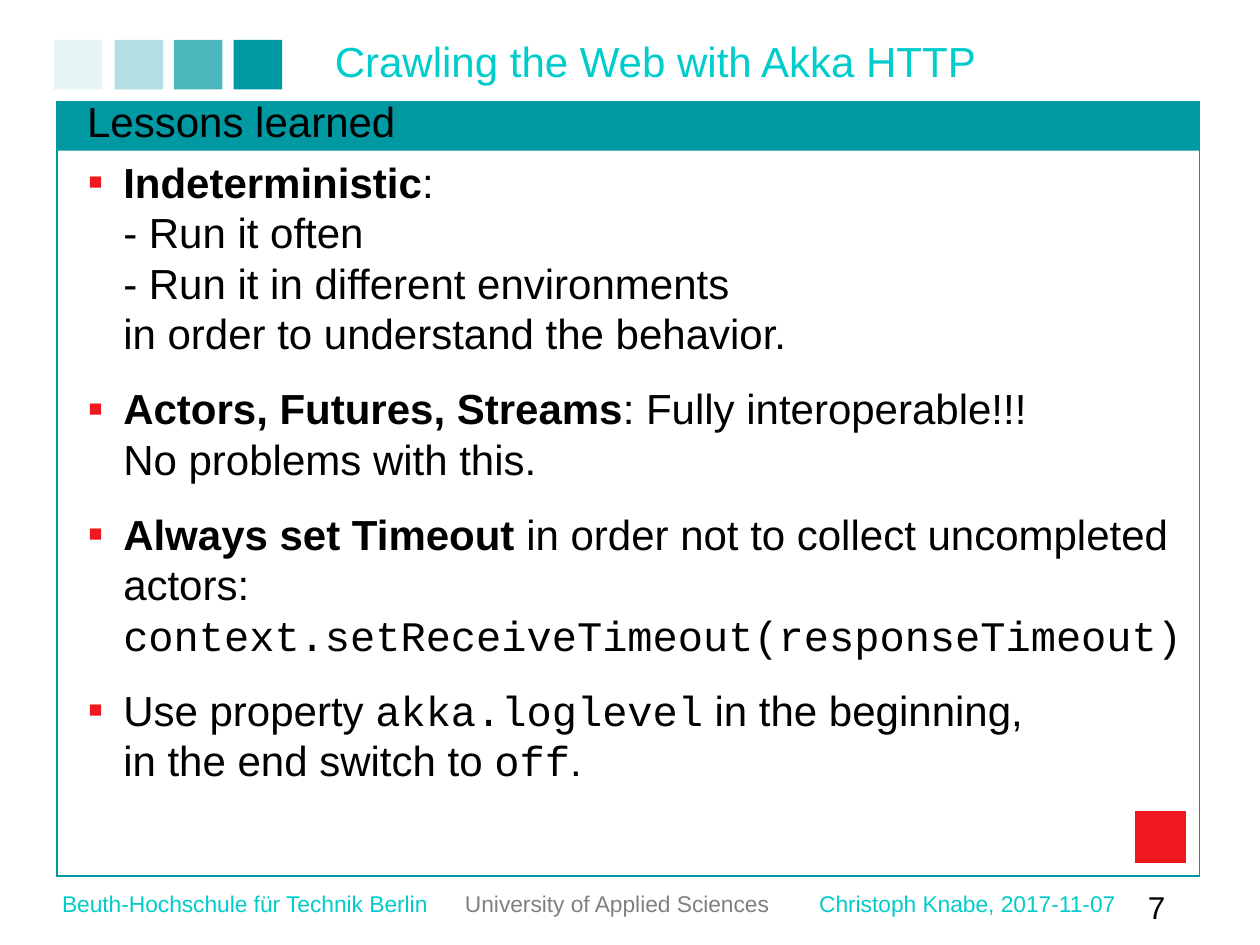
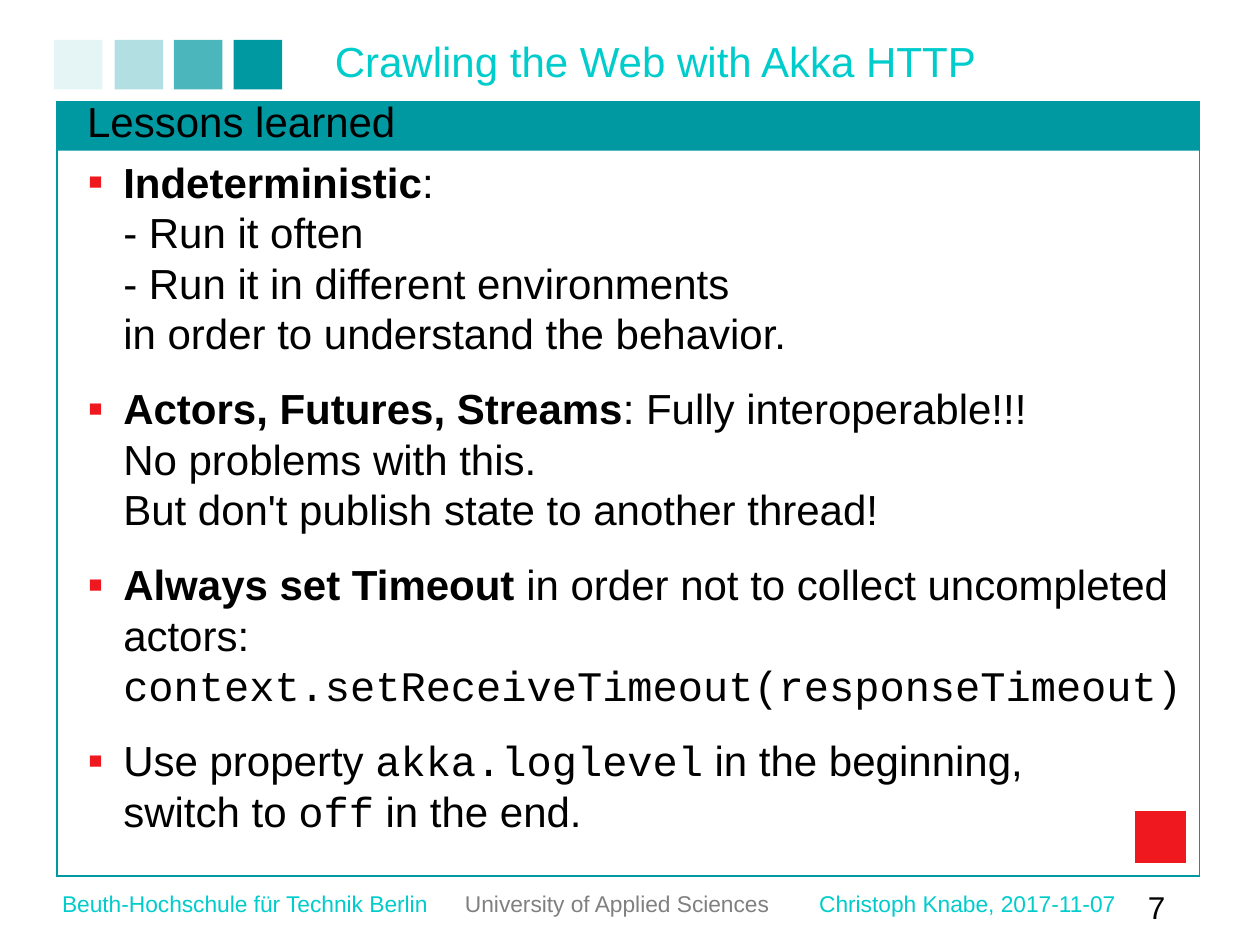
Before and after one commit to christophknabe/akka-crawl, a slide deck: slide 7 of src/doc/discussion.odp. Drawn at 1260x945 pixels with LibreOffice and Linux fonts; fonts in the diff are those of the drawing; background and template pictures are left out. Boxes give left, top, right and bottom in pixels: in the first picture for what was removed or moved away, otherwise in the second. Text is boxed around its words. In the diff, an @@ line names an element or a change of style, - is before the commit and + after.

```diff
--- a/src/doc/discussion.odp
+++ b/src/doc/discussion.odp
@@ text at (123,393,1026,534): text changed @@
-■ Actors, Futures, Streams: Fully interoperable!!!
-  No problems with this.
+■ Actors, Futures, Streams: Fully interoperable!!!
+  No problems with this.
+  But don't publish state to another thread!
@@ text at (123,745,1023,828): text changed @@
-■ Use property akka.loglevel in the beginning,
-  in the end switch to off.
+■ Use property akka.loglevel in the beginning,
+  switch to off in the end.
```
Also in this commit, not shown: 2 other slides changed, 2 other files.
